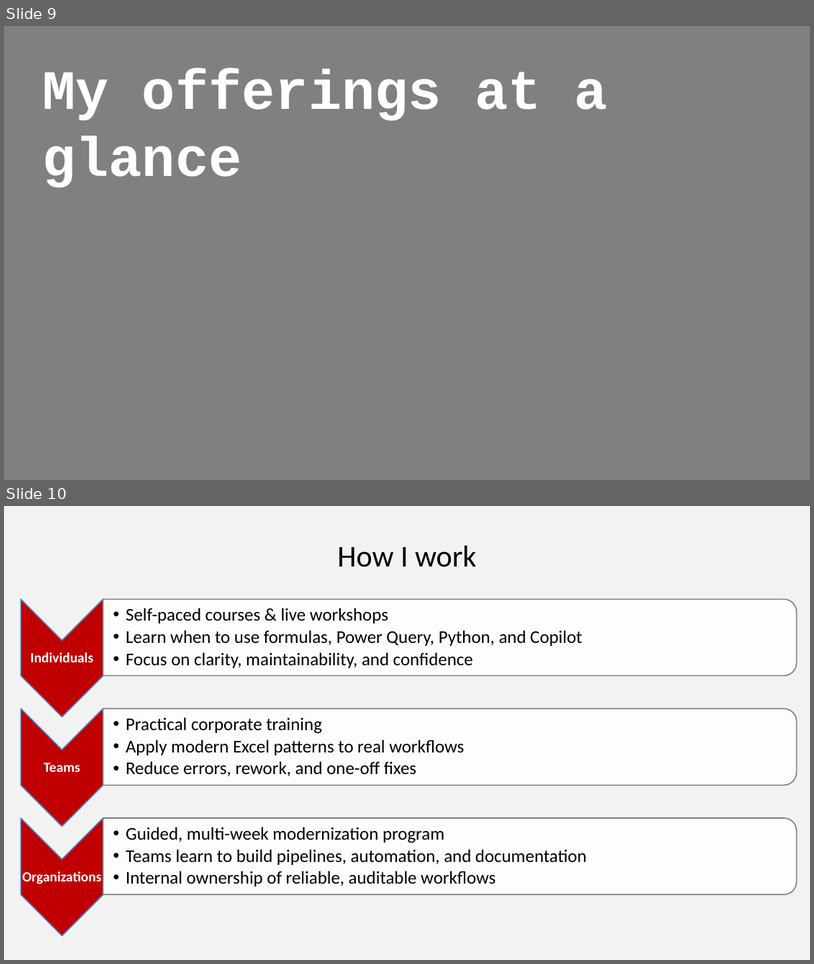
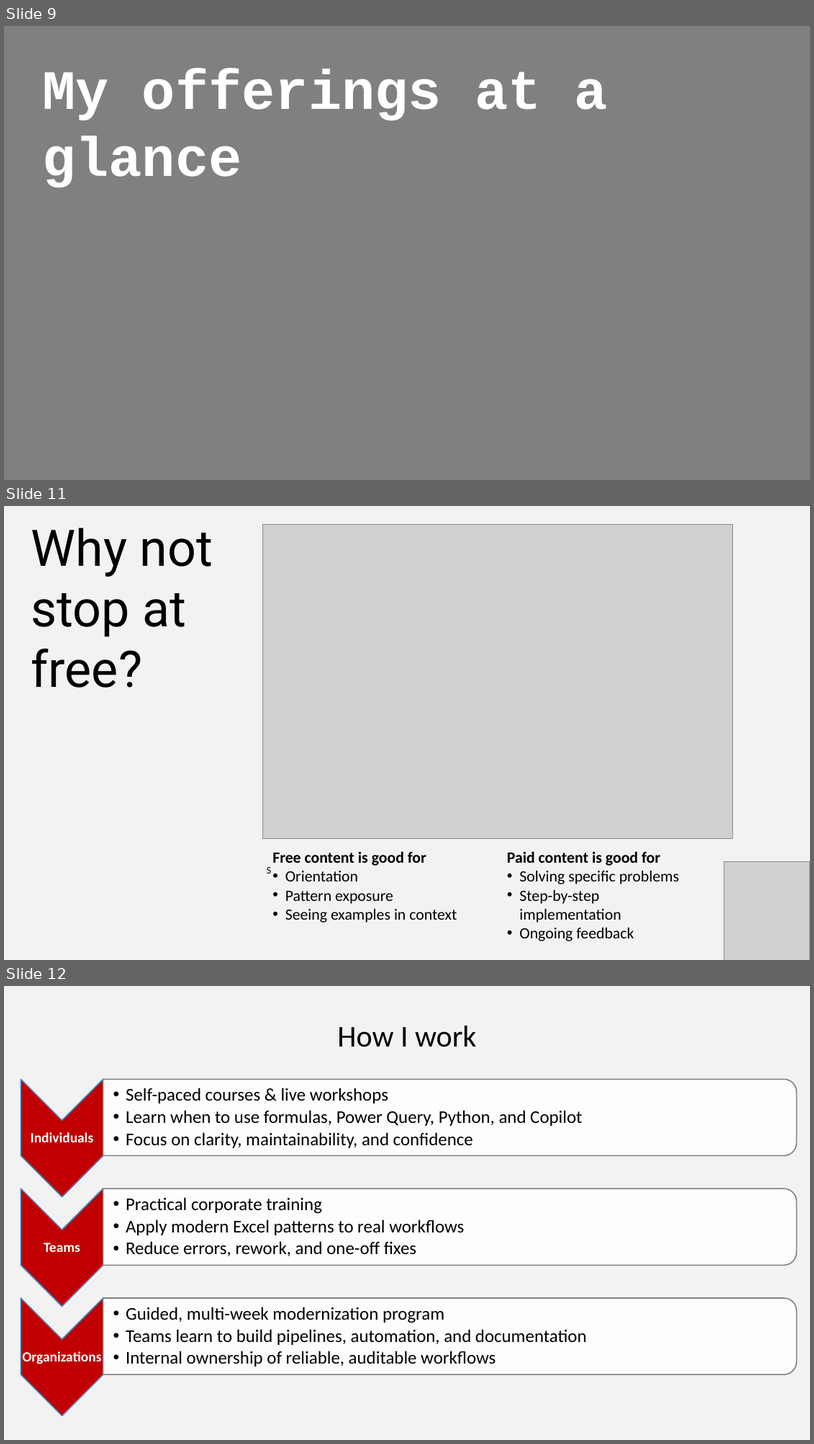
Before and after one commit to stringfestdata/modern-excel-demo-day, a slide deck: modern-excel-demo-day.pptx. Shown one above the other, each under a label of ours: slides 9 and 10 before the commit, slides 9, 11 and 12 after it; the slides between them are not shown. The pictures are 814x964 and 814x1444 pixels, drawn with LibreOffice and Linux fonts; fonts in the diff are those of the drawing; grey boxes stand for pictures. Boxes give left, top, right and bottom in pixels: in the first picture for what was removed or moved away, otherwise in the second. Text is boxed around its words. In the diff, an @@ line names an element or a change of style, - is before the commit and + after.

```diff
--- a/modern-excel-demo-day.pptx
+++ b/modern-excel-demo-day.pptx
@@ slide 11 added at (4, 506, 810, 960), background #F2F2F2 @@
@@ picture added at (263, 525, 733, 838) @@
@@ text added at (31, 528, 212, 687), 90 pt, text #000000 @@
+Why not stop at free?
@@ text added at (273, 851, 457, 922), 28 pt, text #000000 @@
+Free content is good for
+• Orientation
+• Pattern exposure
+• Seeing examples in context
@@ text added at (507, 851, 679, 941), 28 pt, text #000000 @@
+Paid content is good for
+• Solving specific problems
+• Step-by-step implementation
+• Ongoing feedback
@@ text added at (267, 867, 271, 873), 18 pt, text #000000 @@
+S
@@ picture added at (725, 861, 810, 960) @@
@@ what was slide 10 is now slide 12 @@
```
Also in this commit, not shown: 3 slides changed, 1 other slide added, 2 slides removed.
